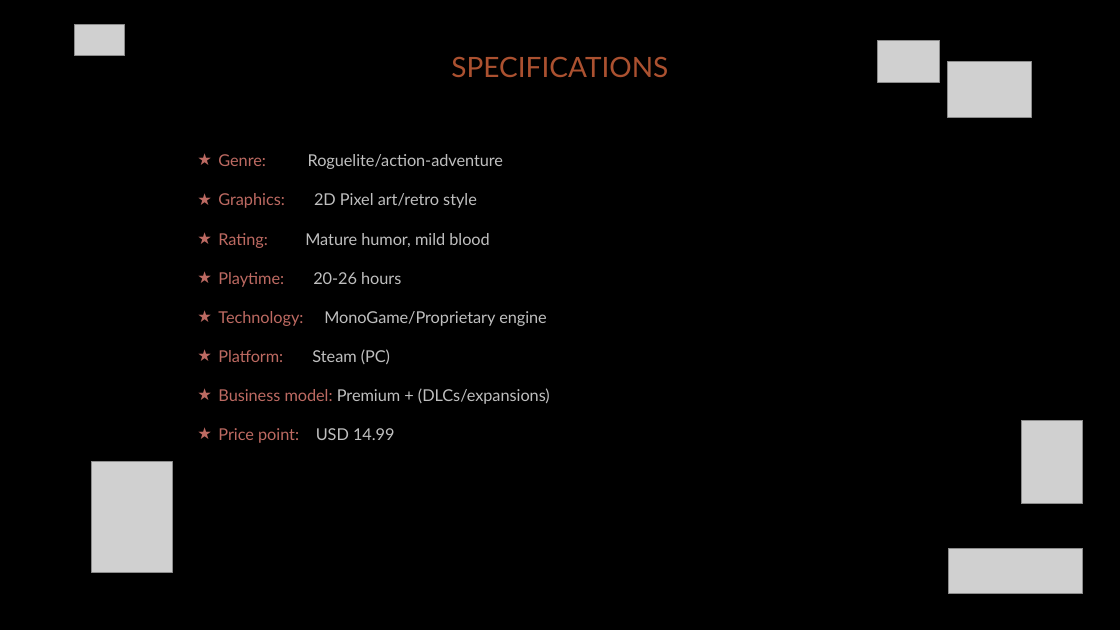
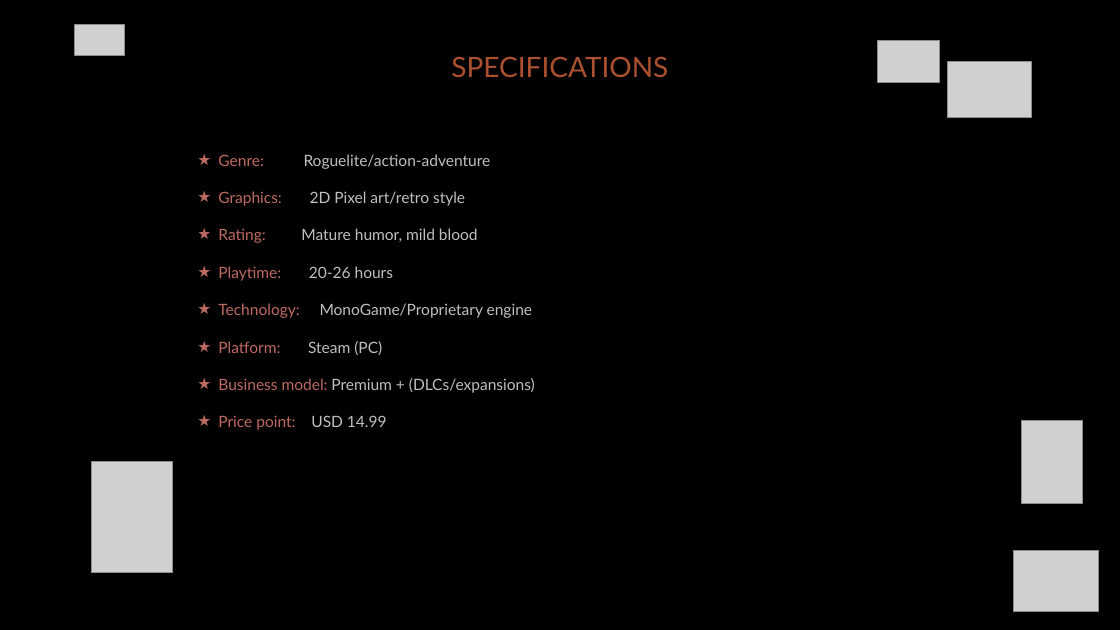
Before and after one commit to diegohcanepa/Remizione, a slide deck: slide 5 of Pitch Deck.pptx. Drawn at 1120x630 pixels with LibreOffice and Linux fonts; fonts in the diff are those of the drawing; grey boxes stand for pictures; background and template pictures are left out. Boxes give left, top, right and bottom in pixels: in the first picture for what was removed or moved away, otherwise in the second. Text is boxed around its words. In the diff, an @@ line names an element or a change of style, - is before the commit and + after.

```diff
--- a/Pitch Deck.pptx
+++ b/Pitch Deck.pptx
@@ text "Genre: Roguelite/action-adventure" at (218, 154, 535, 430): size 10.5 to 10 pt @@
@@ picture removed at (949, 548, 1083, 594) @@
@@ picture added at (1014, 550, 1099, 612) @@
```
Also in this commit, not shown: 12 other slides changed, 1 slide removed, 18 other files.
